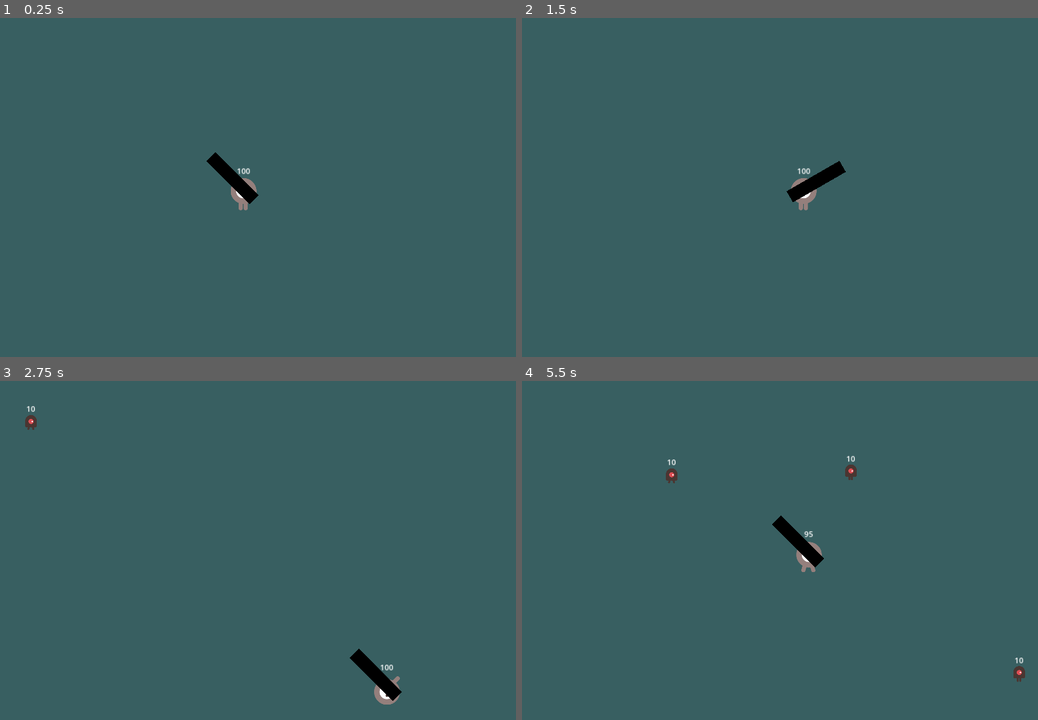
Above: before the commit, frames 1-4 (two rows, left to right).
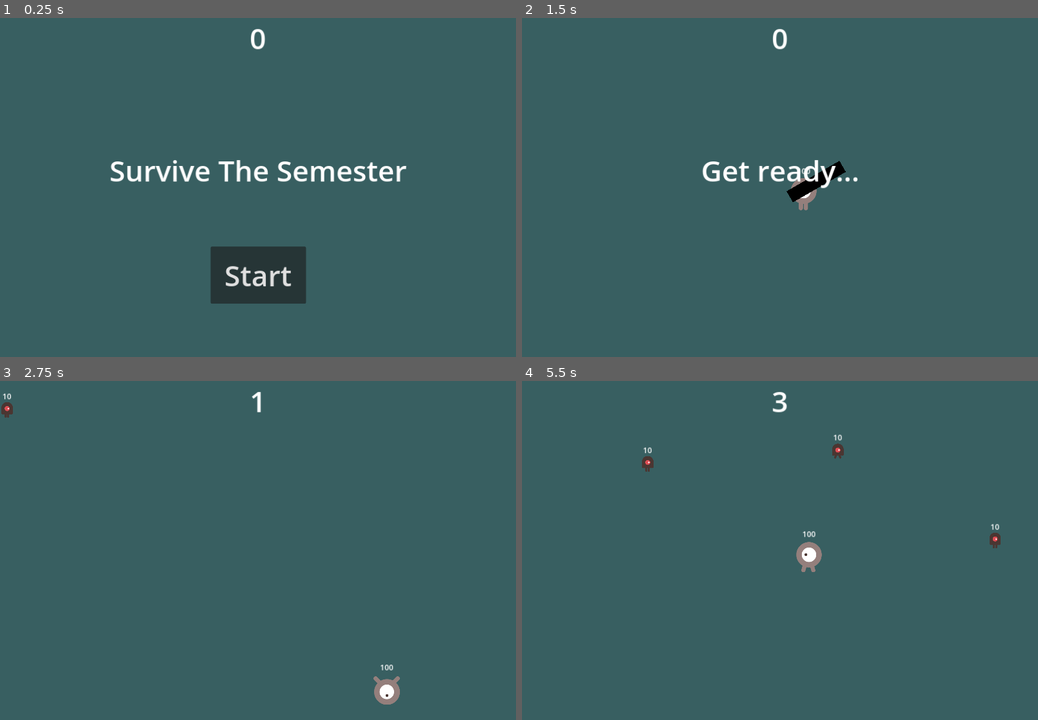
Above: after the commit, the same moments.

Repository: LimZiJia/SurviveTheSemester
Game: Godot game, scene res://main.tscn
Same seed, same stepped clock (60 frames per second), same inputs: the game is played once before the commit and once after it.
Inputs (mouse positions are in pixels of both pictures, inside the frame that each line leads up to):
- Up to frame 1 (0.25 s): no input
- Up to frame 2 (1.5 s): click (780, 275) at 0.5 s, where only the run after the commit has a clickable "Start"; tap Enter at 1.25 s; hold D (move_right) from 1.28 s (still down); tap Space (attack) at 1.35 s
- Up to frame 3 (2.75 s): release D (move_right) at 2.03 s; hold S (move_down) from 2.03 s (still down); tap Space (attack) at 2.1 s
- Up to frame 4 (5.5 s): release S (move_down) at 2.78 s; hold D (move_right) 2.78-3.53 s; tap Space (attack) every 0.75 s from 2.85 to 5.1 s; hold W (move_up) 3.53-4.28 s; hold A (move_left) from 4.28 s (still down)

The runs differ from the first frame. In frame 1, 5.1% of the frame differs, in the area x 21-79%, y 3-85%; in frame 2, 0.8%; in frame 3, 0.7%; in frame 4, 1.2%.

Commit message:
Added HUD and hid unused melee
1) Added HUD scene that displays score and enables starting a new game. Note that the score is currently simply the number of seconds alive.
2) Modified Main and Player scene to enable new game
3) Modified the melee animation such that the weapon only shows while attacking

Diff:
--- /dev/null
+++ b/hud.gd
@@ -0,0 +1,43 @@
+extends CanvasLayer
+
+signal start_game
+
+
+# Called when the node enters the scene tree for the first time.
+func _ready():
+	pass # Replace with function body.
+
+
+# Called every frame. 'delta' is the elapsed time since the previous frame.
+func _process(delta):
+	pass
+
+
+func update_score(score: int) -> void:
+	$ScoreLabel.text = str(score)
+
+
+func show_message(text: String) -> void:
+	$MessageLabel.text = text
+	$MessageLabel.show()
+	$MessageTimer.start()
+
+
+func show_game_over() -> void:
+	show_message("Game Over")
+	await($MessageTimer.timeout)
+	$MessageLabel.text = "Survive The Semester"
+	$MessageLabel.show()
+	await(get_tree().create_timer(1.0).timeout)
+	$StartButton.show()
+
+
+
+
+func _on_start_button_pressed():
+	$StartButton.hide()
+	emit_signal("start_game")
+
+
+func _on_message_timer_timeout():
+	$MessageLabel.hide()
--- /dev/null
+++ b/hud.tscn
@@ -0,0 +1,57 @@
+[gd_scene load_steps=2 format=3 uid="uid://btoirnyhcke3x"]
+
+[ext_resource type="Script" path="res://hud.gd" id="1_wsv0d"]
+
+[node name="HUD" type="CanvasLayer"]
+script = ExtResource("1_wsv0d")
+
+[node name="ScoreLabel" type="Label" parent="."]
+anchors_preset = 5
+anchor_left = 0.5
+anchor_right = 0.5
+offset_left = -540.0
+offset_right = 540.0
+offset_bottom = 40.0
+grow_horizontal = 2
+theme_override_font_sizes/font_size = 60
+text = "0"
+horizontal_alignment = 1
+
+[node name="MessageLabel" type="Label" parent="."]
+anchors_preset = 8
+anchor_left = 0.5
+anchor_top = 0.5
+anchor_right = 0.5
+anchor_bottom = 0.5
+offset_left = -540.0
+offset_top = -120.0
+offset_right = 540.0
+offset_bottom = 40.0
+grow_horizontal = 2
+grow_vertical = 2
+theme_override_font_sizes/font_size = 60
+text = "Survive The Semester"
+horizontal_alignment = 1
+vertical_alignment = 1
+autowrap_mode = 2
+
+[node name="StartButton" type="Button" parent="."]
+anchors_preset = 8
+anchor_left = 0.5
+anchor_top = 0.5
+anchor_right = 0.5
+anchor_bottom = 0.5
+offset_left = -100.0
+offset_top = 120.0
+offset_right = 100.0
+offset_bottom = 240.0
+grow_horizontal = 2
+grow_vertical = 2
+theme_override_font_sizes/font_size = 60
+text = "Start"
+
+[node name="MessageTimer" type="Timer" parent="."]
+wait_time = 2.0
+
+[connection signal="pressed" from="StartButton" to="." method="_on_start_button_pressed"]
+[connection signal="timeout" from="MessageTimer" to="." method="_on_message_timer_timeout"]
--- a/main.gd
+++ b/main.gd
@@ -2,29 +2,39 @@
 
 
 @export var mob_scene : PackedScene
-
-func _ready():
-	new_game()
+var score := 0
 
 
-func new_game():
+func new_game() -> void:
+	score = 0
+	$HUD.update_score(score)
+
 	get_tree().call_group("mobs", "queue_free")
 	$Player.start($StartMarker.position)
+
 	$StartTimer.start()
-
+	$HUD.show_message("Get ready...")
 	await($StartTimer.timeout)
+	$ScoreTimer.start()
 	$MobTimer.start()
 
 
-func game_over():
+func game_over() -> void:
+	$ScoreTimer.stop()
 	$MobTimer.stop()
+	$HUD.show_game_over()
 
 
 
-func _on_mob_timer_timeout():
+func _on_mob_timer_timeout() -> void:
 	var mob_spawn_location = $MobPath/MobSpawnLocation
 	mob_spawn_location.progress_ratio = randf()
 
 	var mob = mob_scene.instantiate()
 	add_child(mob)
 	mob.position = mob_spawn_location.position
+
+
+func _on_score_timer_timeout() -> void:
+	score += 1
+	$HUD.update_score(score)
--- a/main.tscn
+++ b/main.tscn
@@ -1,8 +1,9 @@
-[gd_scene load_steps=5 format=3 uid="uid://dhdc2gdsepjlg"]
+[gd_scene load_steps=6 format=3 uid="uid://dhdc2gdsepjlg"]
 
 [ext_resource type="PackedScene" uid="uid://24c77tnfu1qt" path="res://mob.tscn" id="1_0euvk"]
 [ext_resource type="PackedScene" uid="uid://bo7u78xqoo0oj" path="res://player.tscn" id="1_63u67"]
 [ext_resource type="Script" path="res://main.gd" id="1_icddk"]
+[ext_resource type="PackedScene" uid="uid://btoirnyhcke3x" path="res://hud.tscn" id="3_cdudp"]
 
 [sub_resource type="Curve2D" id="Curve2D_u2oqr"]
 _data = {
@@ -13,6 +14,8 @@
 [node name="Main" type="Node"]
 script = ExtResource("1_icddk")
 mob_scene = ExtResource("1_0euvk")
+
+[node name="HUD" parent="." instance=ExtResource("3_cdudp")]
 
 [node name="ColorRect" type="ColorRect" parent="."]
 anchors_preset = 15
@@ -31,12 +34,16 @@
 [node name="MobSpawnLocation" type="PathFollow2D" parent="MobPath"]
 rotation = -0.000925926
 
+[node name="StartTimer" type="Timer" parent="."]
+
+[node name="ScoreTimer" type="Timer" parent="."]
+
 [node name="MobTimer" type="Timer" parent="."]
-
-[node name="StartTimer" type="Timer" parent="."]
 
 [node name="StartMarker" type="Marker2D" parent="."]
 position = Vector2(509, 370)
 
+[connection signal="start_game" from="HUD" to="." method="new_game"]
 [connection signal="dead" from="Player" to="." method="game_over"]
+[connection signal="timeout" from="ScoreTimer" to="." method="_on_score_timer_timeout"]
 [connection signal="timeout" from="MobTimer" to="." method="_on_mob_timer_timeout"]
--- a/player.gd
+++ b/player.gd
@@ -5,6 +5,10 @@
 
 @export var speed := 400.0
 @onready var screen_size := get_viewport_rect().size
+
+
+func _ready() -> void:
+	hide()
 
 
 func _physics_process(delta) -> void:
--- a/weapons/melee.tscn
+++ b/weapons/melee.tscn
@@ -34,6 +34,18 @@
 "update": 1,
 "values": [false, true]
 }
+tracks/2/type = "value"
+tracks/2/imported = false
+tracks/2/enabled = true
+tracks/2/path = NodePath("Sprite2D:visible")
+tracks/2/interp = 1
+tracks/2/loop_wrap = true
+tracks/2/keys = {
+"times": PackedFloat32Array(0, 0.3),
+"transitions": PackedFloat32Array(1, 1),
+"update": 1,
+"values": [true, false]
+}
 
 [sub_resource type="AnimationLibrary" id="AnimationLibrary_j2nhj"]
 _data = {
@@ -44,6 +56,7 @@
 script = ExtResource("1_qj504")
 
 [node name="Sprite2D" type="Sprite2D" parent="."]
+visible = false
 scale = Vector2(0.033, 0.088)
 texture = ExtResource("2_xy5nt")
 centered = false
